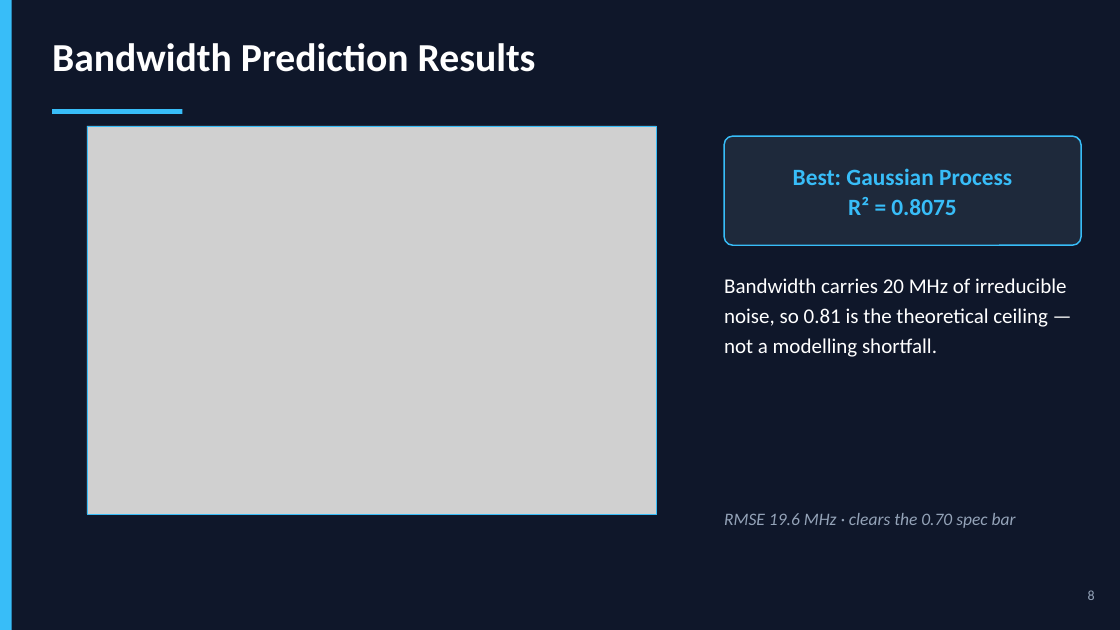
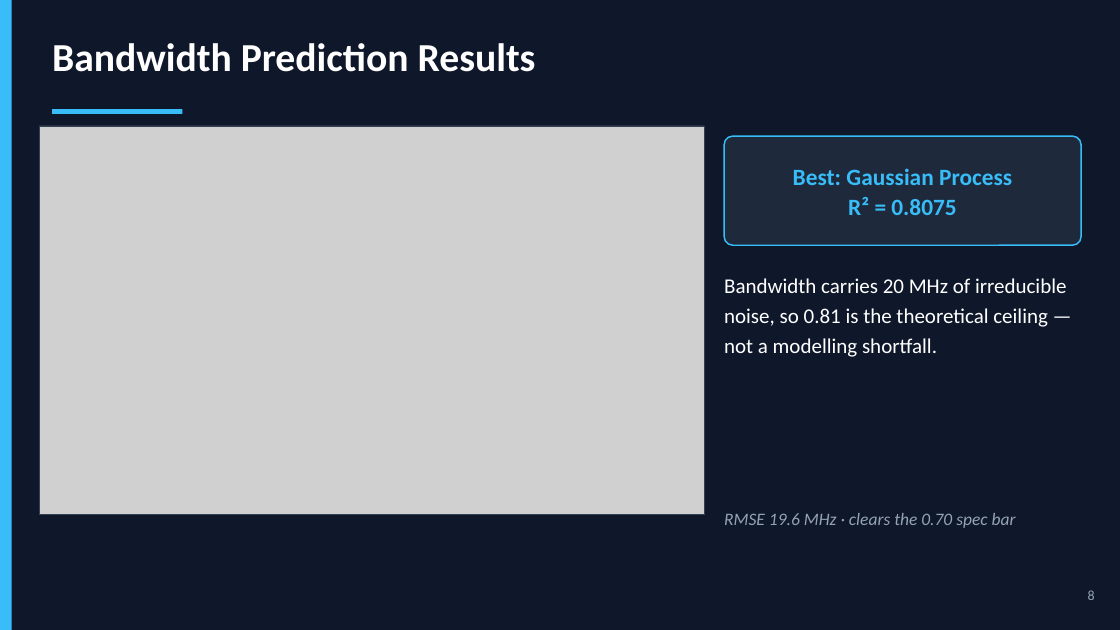
Before and after one commit to Sreekarji/ml-array, a slide deck: slide 8 of presentations/ML_Antenna_Array_Presentation.pptx. Drawn at 1120x630 pixels with LibreOffice and Linux fonts; fonts in the diff are those of the drawing; grey boxes stand for pictures. Boxes give left, top, right and bottom in pixels: in the first picture for what was removed or moved away, otherwise in the second. Text is boxed around its words. In the diff, an @@ line names an element or a change of style, - is before the commit and + after.

Commit message:
Decoration: presentation updated with upgraded figures

```diff
--- a/presentations/ML_Antenna_Array_Presentation.pptx
+++ b/presentations/ML_Antenna_Array_Presentation.pptx
@@ picture: place and size @@
-picture at [87, 126, 657, 514]
+picture at [39, 126, 704, 514]
@@ rectangle: place and size @@
-rectangle at [87, 126, 657, 514]
+rectangle at [39, 126, 704, 514]
@@ rectangle at [39, 126, 704, 514]: outline #38BDF8 0.75 pt to #334155 0.75 pt @@
```
Also in this commit, not shown: 7 other slides changed, 1 other file.
